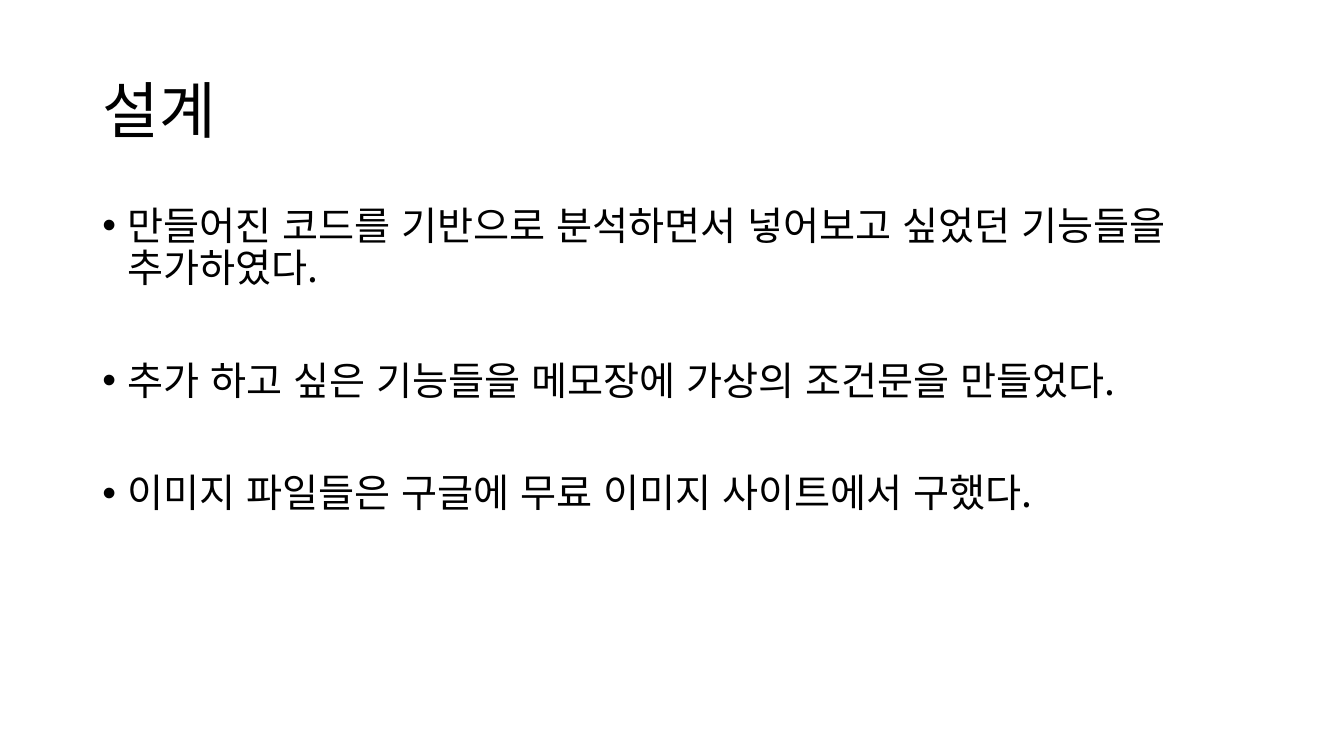
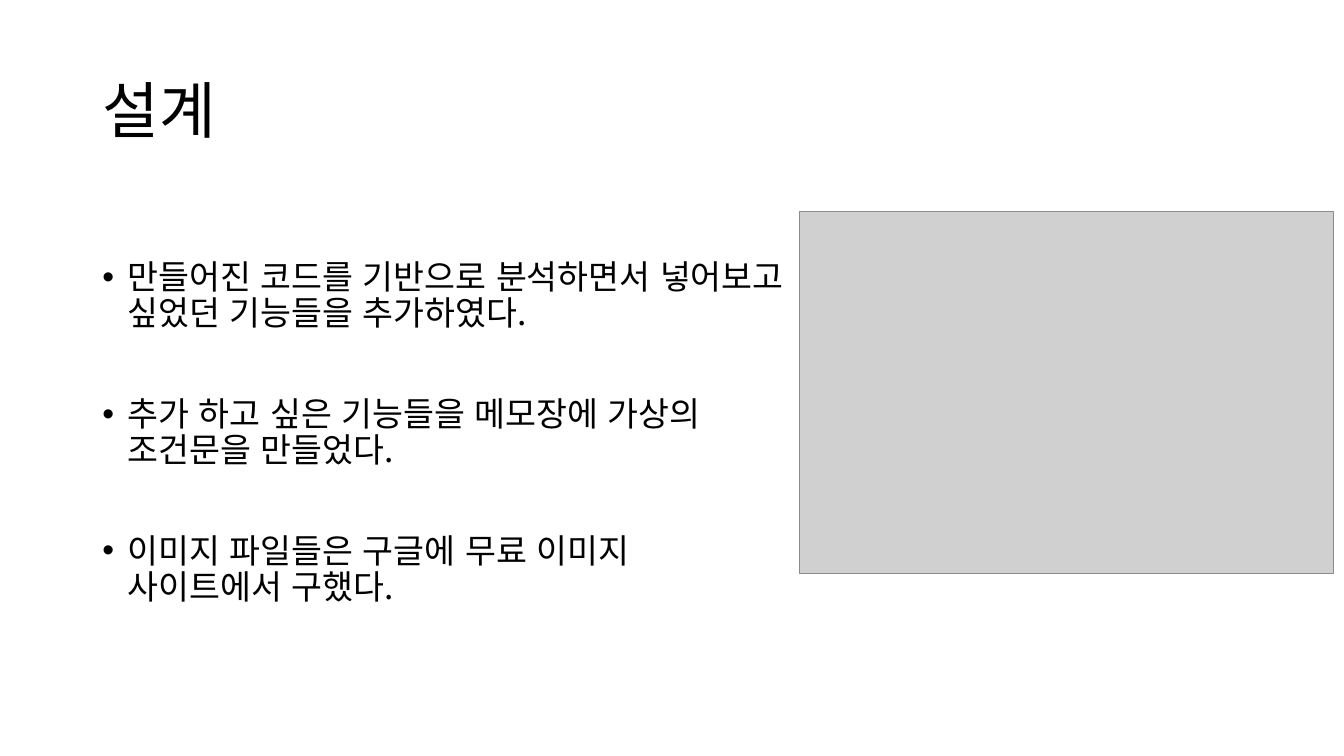
Before and after one commit to Loo-ke/air-plane-game, a slide deck: slide 4 of 비행기 게임.pptx. Drawn at 1344x756 pixels with LibreOffice and Linux fonts; fonts in the diff are those of the drawing; grey boxes stand for pictures. Boxes give left, top, right and bottom in pixels: in the first picture for what was removed or moved away, otherwise in the second. Text is boxed around its words. In the diff, an @@ line names an element or a change of style, - is before the commit and + after.

```diff
--- a/비행기 게임.pptx
+++ b/비행기 게임.pptx
@@ text "만들어진 코드를 기반으로 분석하면서 넣어보고 ..." at bbox=[128, 261, 784, 602]: size 28 to 24 pt @@
@@ picture added at bbox=[800, 211, 1333, 573] @@
```
Also in this commit, not shown: 1 other file.
